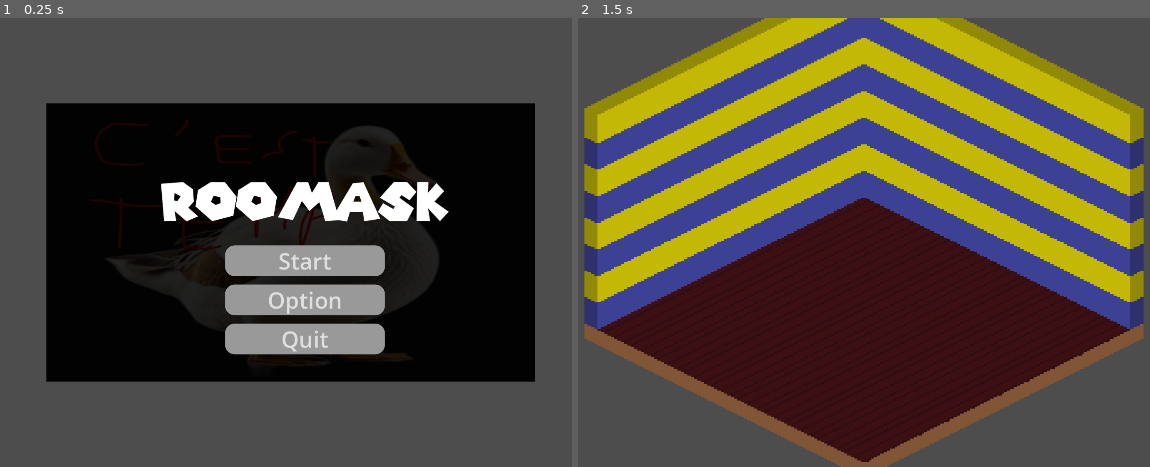
Above: before the commit, frames 1-2 (left to right).
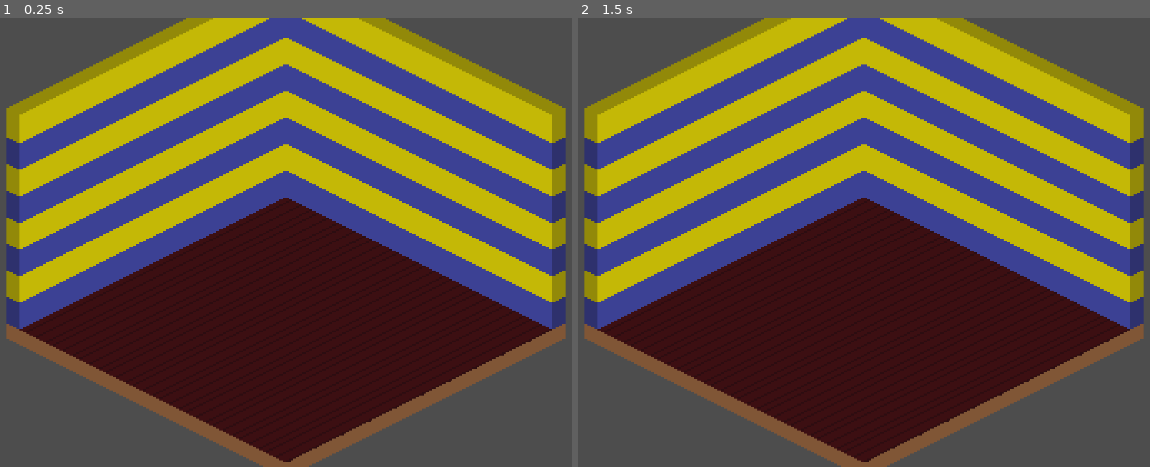
Above: after the commit, the same moments.

Repository: Jishuashi/GGJ2026-Roomask
Game: Godot game, scene res://Scenes/room_1.tscn
Two runs of this game, one before a commit and one after it. Both use one fixed random seed, a clock stepped at 60 frames per second and the inputs below. Before the commit the project starts from res://Scenes/main_menu.tscn.
Inputs (mouse positions are in pixels of both pictures, inside the frame that each line leads up to):
- Up to frame 1 (0.25 s): no input
- Up to frame 2 (1.5 s): click (881, 260) at 0.5 s, where only the run before the commit has a clickable "Start"; tap Enter at 1.25 s

The runs differ from the first frame. In frame 1, 78% of the frame differs, in the area x 1-99%, y 0-100%; in frame 2, nothing differs.

Commit message:
Change on main stage

Diff:
--- a/project.godot
+++ b/project.godot
@@ -11,7 +11,7 @@
 [application]
 
 config/name="Roomask"
-run/main_scene="uid://crs8bohrb6wxm"
+run/main_scene="uid://bbbpsx08ljsbn"
 config/features=PackedStringArray("4.6", "Forward Plus")
 config/icon="res://Assets/icon.svg"
 
